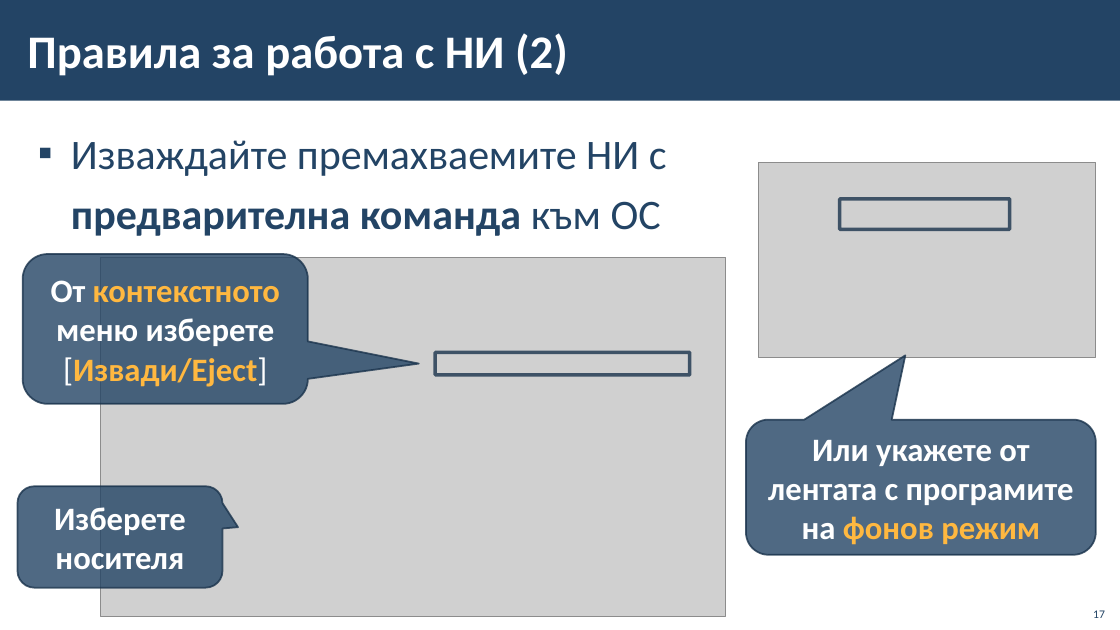
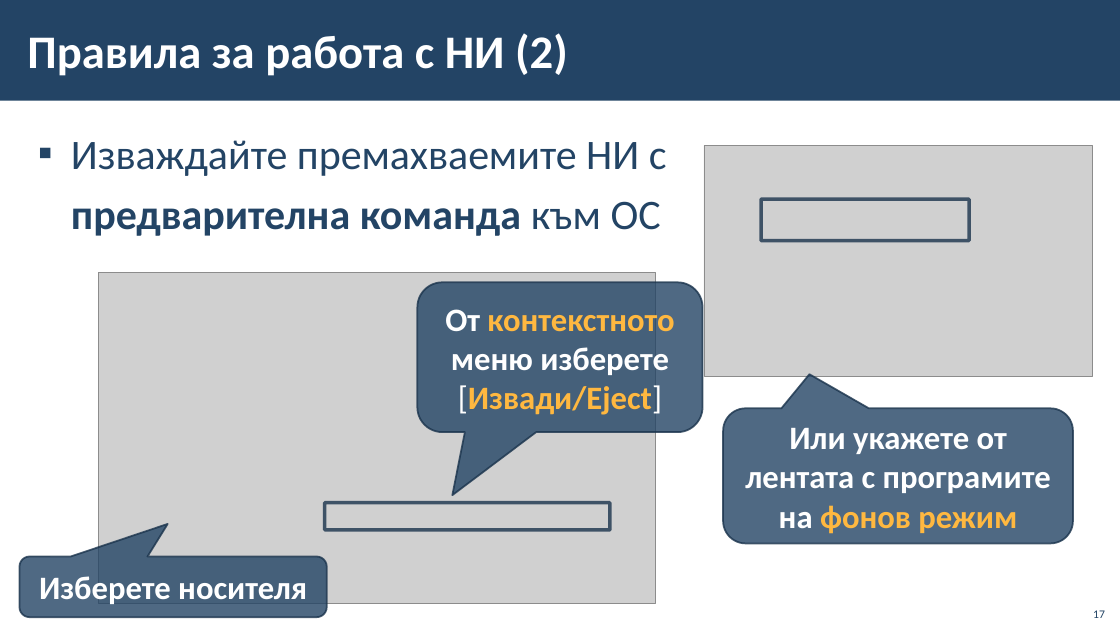
Before and after one commit to BG-IT-Edu/School-Programming, a slide deck: slide 17 of Courses/Computer-Modeling-and-IT/Computer-Modeling-and-IT-5-Class/03-Data-Storages/03-Data-Storages.pptx. Drawn at 1120x630 pixels with LibreOffice and Linux fonts; fonts in the diff are those of the drawing; grey boxes stand for pictures; background and template pictures are left out. Boxes give left, top, right and bottom in pixels: in the first picture for what was removed or moved away, otherwise in the second. Text is boxed around its words. In the diff, an @@ line names an element or a change of style, - is before the commit and + after.

```diff
--- a/Courses/Computer-Modeling-and-IT/Computer-Modeling-and-IT-5-Class/03-Data-Storages/03-Data-Storages.pptx
+++ b/Courses/Computer-Modeling-and-IT/Computer-Modeling-and-IT-5-Class/03-Data-Storages/03-Data-Storages.pptx
@@ picture: place and size @@
-picture at box(759, 162, 1096, 357)
+picture at box(704, 145, 1092, 376)
@@ rectangle: place and size @@
-rectangle at box(840, 199, 1010, 229)
+rectangle at box(761, 199, 970, 240)
@@ picture: place and size @@
-picture at box(100, 257, 726, 616)
+picture at box(98, 272, 655, 603)
@@ proportions changed in 3 elements at box(723, 408, 1073, 544), box(19, 557, 327, 618), box(418, 282, 703, 432) @@
@@ rounded speech box "От контекстното меню изберете [Извади/Eject]": place and size @@
-rounded speech box "От контекстното меню изберете [Извади/Eject]" at box(23, 254, 308, 403)
+rounded speech box "От контекстното меню изберете [Извади/Eject]" at box(418, 282, 703, 432)
@@ rounded speech box "Или укажете от лентата с ...": place and size @@
-rounded speech box "Или укажете от лентата с ..." at box(746, 420, 1096, 555)
+rounded speech box "Или укажете от лентата с ..." at box(723, 408, 1073, 544)
@@ rectangle: place and size @@
-rectangle at box(435, 353, 690, 376)
+rectangle at box(325, 503, 611, 530)
@@ rounded speech box "Изберете носителя": place and size @@
-rounded speech box "Изберете носителя" at box(18, 486, 223, 588)
+rounded speech box "Изберете носителя" at box(19, 557, 327, 618)
```
Also in this commit, not shown: 2 other slides changed.
